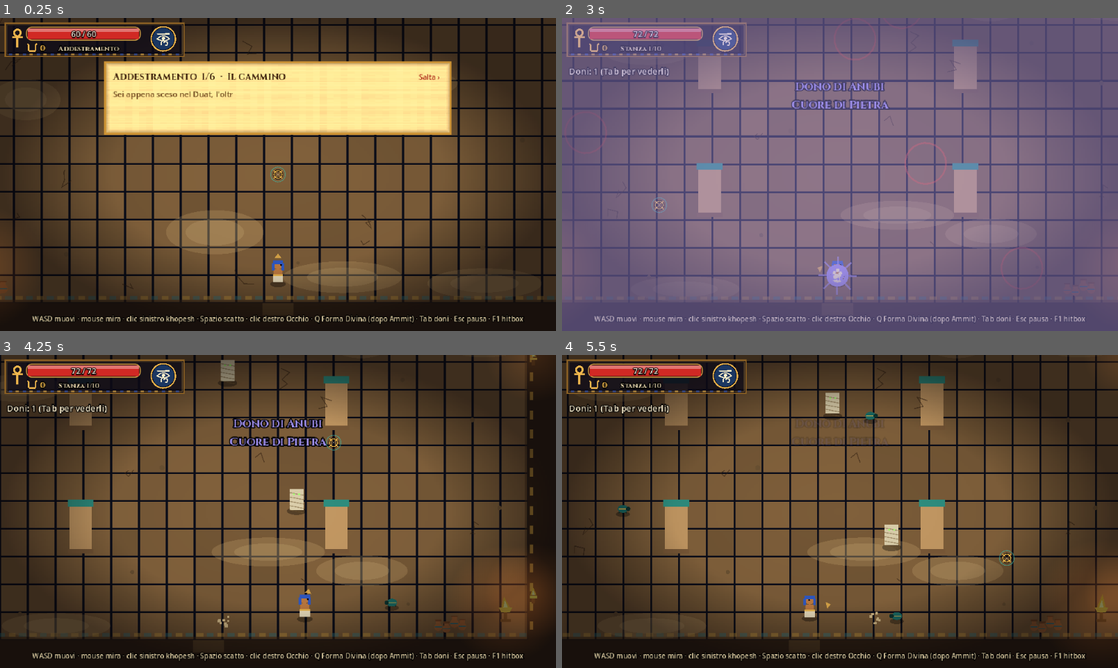
Above: before the commit, frames 1-4 (two rows, left to right).
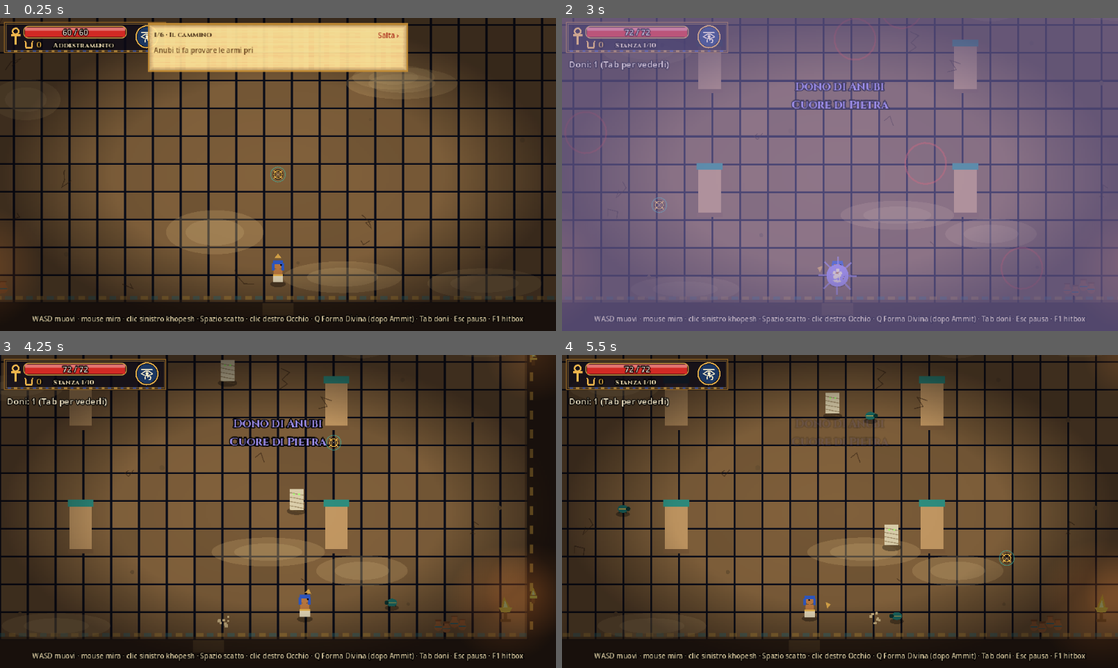
Above: after the commit, the same moments.

Repository: GiuseppeValguarnera/Duat
Game: Godot game, scene res://scenes/game.tscn
The game is run twice, just before and just after one commit, with the same random seed, the same clock (stepped at 60 frames per second) and the same inputs. This scene is started directly instead of the project's main scene.
Inputs (mouse positions are in pixels of both pictures, inside the frame that each line leads up to):
- Up to frame 1 (0.25 s): no input
- Up to frame 2 (3 s): tap Enter (ui_accept) at 0.5, 0.77 s; move the mouse to (962, 158) at 0.52 s; hold D (move_right) 0.53-1.25 s; hold J (attack) 0.53-1.25 s; click (962, 158) at 0.67 s; tap Space (dash) at 0.8 s; drag from (728, 190) to (873, 274) at 1.27 s; click "Salta ›" at 2 s; click (662, 205) at 2.77 s
- Up to frame 3 (4.25 s): move the mouse to (333, 442) at 3.52 s; hold D (move_right) from 3.53 s (still down); hold J (attack) from 3.53 s (still down); tap Space (dash) at 3.8 s
- Up to frame 4 (5.5 s): release D (move_right) at 4.25 s; release J (attack) at 4.25 s; drag from (812, 574) to (789, 373) at 4.27 s; move the mouse to (1006, 558) at 5.02 s; hold A (move_left) from 5.03 s (still down); hold E (interact) from 5.03 s (still down); tap Enter (ui_accept) at 5.27 s; tap Space (dash) at 5.3 s

The runs differ from the first frame. In frame 1, 22% of the frame differs, in the area x 0-82%, y 1-38%; in frame 2, 2.2%; in frame 3, 3.0%; in frame 4, 3.0%.

Commit message:
Addestramento compatto e saltabile anche dal telefono, HUD più piccolo
Co-Authored-By: Claude Opus 5.5 <noreply@anthropic.com>
Claude-Session: https://claude.ai/code/session_01JdaaTkfdpffRsD8v14kCLC

Diff:
--- a/scripts/game.gd
+++ b/scripts/game.gd
@@ -101,7 +101,7 @@
 	var arrows := DoorArrows.new()
 	arrows.game = self
 	$UI.add_child(arrows)
-	hud.position.y = 54.0 * Fx.ui
+	hud.position.y = (44.0 if Fx.mobile else 46.0)
 	var listener := PanelListener.new()
 	listener.game = self
 	add_child(listener)
@@ -170,19 +170,23 @@
 	Music.play("hub")
 	tut_step = -1
 	tut_panel = PanelContainer.new()
-	tut_panel.add_theme_stylebox_override("panel", UiStyle.papyrus_box(UiStyle.GOLD.darkened(0.3)))
+	var box := UiStyle.papyrus_box(UiStyle.GOLD.darkened(0.3))
+	box.content_margin_left = 7
+	box.content_margin_right = 7
+	box.content_margin_top = 4
+	box.content_margin_bottom = 4
+	tut_panel.add_theme_stylebox_override("panel", box)
 	tut_panel.mouse_filter = Control.MOUSE_FILTER_IGNORE
+	tut_panel.modulate.a = 0.93
 	$UI.add_child(tut_panel)
 	var col := VBoxContainer.new()
 	col.mouse_filter = Control.MOUSE_FILTER_IGNORE
-	col.add_theme_constant_override("separation", int(3 * Fx.ui))
+	col.add_theme_constant_override("separation", 1)
 	tut_panel.add_child(col)
-	var vw := get_viewport().get_visible_rect().size.x
-	var w := minf(400.0 * Fx.ui, vw - 120.0 * Fx.ui)
 	var top := HBoxContainer.new()
 	top.mouse_filter = Control.MOUSE_FILTER_IGNORE
 	col.add_child(top)
-	tut_title = UiStyle.label("", 11, UiStyle.INK, true)
+	tut_title = UiStyle.label("", 8, UiStyle.INK, true)
 	tut_title.size_flags_horizontal = Control.SIZE_EXPAND_FILL
 	top.add_child(tut_title)
 	var skip := Button.new()
@@ -193,12 +197,22 @@
 	skip.add_theme_color_override("font_color", UiStyle.INK_RED)
 	skip.add_theme_color_override("font_hover_color", UiStyle.INK)
 	skip.pressed.connect(_finish_tutorial)
+	skip.add_to_group("touch_tap")          # sul telefono il tocco arriva da touch_controls.gd
 	top.add_child(skip)
-	tut_body = UiStyle.label("", 9, UiStyle.INK_SOFT, false, w - 20.0)
+	tut_body = UiStyle.label("", 8, UiStyle.INK_SOFT, false, _tut_width() - 14.0)
 	tut_body.visible_characters_behavior = TextServer.VC_CHARS_AFTER_SHAPING
 	col.add_child(tut_body)
-	tut_panel.custom_minimum_size = Vector2(w, 0)
+	tut_panel.custom_minimum_size = Vector2(_tut_width(), 0)
 	_tut_next()
+
+
+## Il riquadro sta in alto, tra l'HUD a sinistra e i pulsanti del telefono a destra, ed è
+## stretto: i fantocci restano sempre visibili sotto.
+func _tut_width() -> float:
+	var vw := get_viewport().get_visible_rect().size.x
+	var left := 168.0 if not Fx.mobile else 156.0
+	var right := vw - (84.0 if Fx.device == "touch" or Fx.mobile else 10.0)
+	return clampf(right - left, 180.0, 300.0)
 
 
 func _tut_place() -> void:
@@ -206,18 +220,21 @@
 		return
 	tut_panel.reset_size()
 	var vw := get_viewport().get_visible_rect().size.x
-	tut_panel.position = Vector2((vw - tut_panel.size.x) / 2.0, 50.0 * Fx.ui)
+	var left := 168.0 if not Fx.mobile else 156.0
+	var right := vw - (84.0 if Fx.device == "touch" or Fx.mobile else 10.0)
+	var x := clampf((vw - tut_panel.size.x) / 2.0, left, maxf(left, right - tut_panel.size.x))
+	tut_panel.position = Vector2(x, 6.0)
 
 
 func _tut_say(title: String, body: String) -> void:
-	tut_title.text = "Addestramento  %d/%d  ·  %s" % [tut_step + 1, TUT_STEPS, title]
+	tut_title.text = "%d/%d · %s" % [tut_step + 1, TUT_STEPS, title]
 	tut_body.text = body
 	tut_body.visible_ratio = 0.0
-	tut_body.create_tween().tween_property(tut_body, "visible_ratio", 1.0, clampf(body.length() * 0.008, 0.3, 1.0))
+	tut_body.create_tween().tween_property(tut_body, "visible_ratio", 1.0, clampf(body.length() * 0.008, 0.3, 0.8))
 	_tut_place.call_deferred()
 	Sfx.play("ui", 0.0)
-	tut_panel.modulate = Color(1.6, 1.4, 1.0)
-	tut_panel.create_tween().tween_property(tut_panel, "modulate", Color.WHITE, 0.4)
+	tut_panel.modulate = Color(1.5, 1.3, 1.0, 0.93)
+	tut_panel.create_tween().tween_property(tut_panel, "modulate", Color(1, 1, 1, 0.93), 0.4)
 
 
 func _tut_dummy(pos: Vector2, eye_only: bool = false, lunger: bool = false) -> Enemy:
@@ -246,32 +263,32 @@
 		0:
 			tut_start = player.global_position
 			tut_walked = 0.0
-			_tut_say("Il cammino", "Sei appena sceso nel Duat, l'oltretomba. Prima della discesa vera, Anubi ti fa provare le tue armi.\nMuoviti con %s." % _ctl("move"))
+			_tut_say("Il cammino", "Anubi ti fa provare le armi prima della discesa. Muoviti con %s." % _ctl("move"))
 		1:
 			_tut_dummy(Vector2(mid.x - 50.0, 340.0))
 			_tut_dummy(Vector2(mid.x + 50.0, 340.0))
-			_tut_say("Il khopesh", "Questa è la tua spada ricurva. Colpisci i due fantocci con %s: tre colpi di fila fanno una combinazione, l'ultimo è il più forte." % _ctl("attack"))
+			_tut_say("Il khopesh", "Rompi i due fantocci con %s. Il terzo colpo di fila è il più forte." % _ctl("attack"))
 		2:
 			var m := _tut_dummy(Vector2(mid.x, 290.0), false, true)
 			m.dodged.connect(func() -> void: tut_dodges += 1)
 			tut_dodges = 0
 			tut_dashes = 0
-			_tut_say("Lo scatto", "Quando un nemico diventa ROSSO sta per colpirti. Premi %s mentre ti arriva addosso: durante lo scatto nulla ti tocca. Schiva la mummia due volte." % _ctl("dash"))
+			_tut_say("Lo scatto", "Rosso = sta per colpire. Quando la mummia carica premi %s: durante lo scatto nulla ti tocca. Schivala 2 volte." % _ctl("dash"))
 		3:
 			_tut_clear_targets()
 			for at in [Vector2(110, 320), Vector2(ROOM.size.x - 110.0, 320), Vector2(mid.x, 300)]:
 				_tut_dummy(at, true)
-			_tut_say("L'Occhio di Horus", "I fantocci azzurri in alto si rompono solo con l'Occhio. Lancialo con %s: attraversa i nemici e torna pronto dopo qualche secondo (il cerchio dell'Occhio in alto lo mostra)." % _ctl("eye"))
+			_tut_say("L'Occhio di Horus", "I fantocci azzurri si rompono solo con l'Occhio: %s. Si ricarica da solo (il cerchio in alto)." % _ctl("eye"))
 		4:
 			var p = PickupScript.new()
 			p.kind = "ka"
 			world.add_child(p)
 			p.position = mid
 			p.collected.connect(_on_pickup_collected)
-			_tut_say("Il Ka", "Quella luce d'oro è Ka: la forza vitale degli Egizi, la parte di te che sopravvive alla morte. Raccoglila.\nIl Ka resta tuo anche se cadi: nella Sala del Giudizio lo spendi nel Libro dei Morti per poteri permanenti, e durante la discesa il Traghettatore lo accetta in cambio di aiuti. Lo lasciano i nemici più grossi e i tesori.")
+			_tut_say("Il Ka", "Raccogli la luce d'oro: è Ka, la tua forza vitale. Resta tuo anche se muori: nella Sala lo spendi nel Libro dei Morti per poteri permanenti.")
 		5:
 			_add_door("n", {"kind": "tutorial_end"})
-			_tut_say("Le porte", "Dopo ogni stanza si aprono le porte, spesso su più lati: sopra ognuna c'è la ricompensa della stanza dopo. Quando una porta è fuori dallo schermo, una freccia sul bordo ti dice dov'è.\nEntra nella porta in alto: comincia la discesa.")
+			_tut_say("Le porte", "Sopra ogni porta c'è la sua ricompensa. Le frecce sul bordo indicano le porte fuori schermo. Entra: comincia la discesa.")
 		_:
 			pass
 
@@ -1535,7 +1552,7 @@
 	var n := Run.boons.size() + Run.blessings.size()
 	var line2 := ""
 	if n > 0:
-		line2 = "Doni: %d (Tab per vederli)" % n
+		line2 = ("Doni: %d" % n) if Fx.device == "touch" else "Doni: %d (Tab per vederli)" % n
 	for c in Run.curses:
 		line2 += "    Maledizione: %s (ancora %d stanze)" % [Boons.SET_CURSES[c["curse"]]["desc"], c["rooms"]]
 	if line2 != "":
@@ -1794,7 +1811,8 @@
 		var p = game.player
 		if p == null or not is_instance_valid(p):
 			return
-		var u: float = Fx.ui
+		var u: float = 0.85 if Fx.mobile else 0.9    # compatto: sul telefono lo schermo è già ingrandito
+		hu = u
 		var font := ThemeDB.fallback_font
 		var title := UiStyle.title_font()
 		var sek: bool = Run.sekhem_unlocked()
@@ -1834,7 +1852,7 @@
 		if p.poison_t > 0.0:
 			draw_rect(Rect2(bx, by, bw * frac, bh), Color(0.45, 0.95, 0.35, 0.35 + 0.15 * sin(Time.get_ticks_msec() / 90.0)))
 		var hp_txt := "%d / %d" % [ceili(p.hp), int(p.max_hp)]
-		var fs := Fx.fs(9)
+		var fs := _fs(9)
 		var tw := font.get_string_size(hp_txt, HORIZONTAL_ALIGNMENT_LEFT, -1, fs).x
 		_text(font, Vector2(bx + (bw - tw) / 2.0, by + bh - 2.0 * u), hp_txt, fs, Color(1, 0.96, 0.9))
 		var row := by + bh + 5.0 * u
@@ -1850,9 +1868,9 @@
 		var kp := 1.0 + 0.35 * ka_pop
 		_ka_glyph(Vector2(bx + 5 * u, ky - 4 * u), u * kp)
 		var ka_txt := "%d" % Run.ka
-		_text(title, Vector2(bx + 14 * u, ky), ka_txt, Fx.fs(10 + int(3 * ka_pop)), GOLD.lerp(Color.WHITE, ka_pop * 0.6))
-		var rx := bx + 18 * u + title.get_string_size(ka_txt, HORIZONTAL_ALIGNMENT_LEFT, -1, Fx.fs(10)).x + 10 * u
-		_text(title, Vector2(rx, ky), game.hud_room, Fx.fs(8), Color(0.95, 0.88, 0.72))
+		_text(title, Vector2(bx + 14 * u, ky), ka_txt, _fs(10 + int(3 * ka_pop)), GOLD.lerp(Color.WHITE, ka_pop * 0.6))
+		var rx := bx + 18 * u + title.get_string_size(ka_txt, HORIZONTAL_ALIGNMENT_LEFT, -1, _fs(10)).x + 10 * u
+		_text(title, Vector2(rx, ky), game.hud_room, _fs(8), Color(0.95, 0.88, 0.72))
 		# Occhio di Horus
 		var c := o + Vector2(pw - 24.0 * u, ph / 2.0 - 1.0 * u)
 		var r := 14.0 * u * (1.0 + 0.15 * eye_pop)
@@ -1876,6 +1894,11 @@
 				var pp := c + Vector2((i - (max_ch - 1) / 2.0) * 6.0 * u, r + 3.0 * u)
 				draw_circle(pp, 2.2 * u, Color(0, 0, 0, 0.8))
 				draw_circle(pp, 1.6 * u, GOLD if i < charges else Color(0.3, 0.25, 0.2))
+
+	var hu := 1.0
+
+	func _fs(n: int) -> int:
+		return maxi(7, roundi(n * hu * 1.1))
 
 	func _ankh(c: Vector2, u: float, col: Color) -> void:
 		draw_arc(c + Vector2(0, -6) * u, 3.8 * u, 0, TAU, 16, col, 2.2 * u)
--- a/scripts/touch_controls.gd
+++ b/scripts/touch_controls.gd
@@ -72,6 +72,12 @@
 	buttons = _layout()
 	if event is InputEventScreenTouch:
 		if event.pressed:
+			# pulsanti dell'interfaccia sopra il gioco (per esempio "Salta" dell'addestramento)
+			for n in get_tree().get_nodes_in_group("touch_tap"):
+				if n is Button and n.is_visible_in_tree() and n.get_global_rect().grow(8.0).has_point(event.position):
+					n.pressed.emit()
+					get_viewport().set_input_as_handled()
+					return
 			for btn in buttons:
 				if event.position.distance_to(btn["pos"]) <= btn["r"] + 8.0:
 					held[event.index] = btn["action"]
